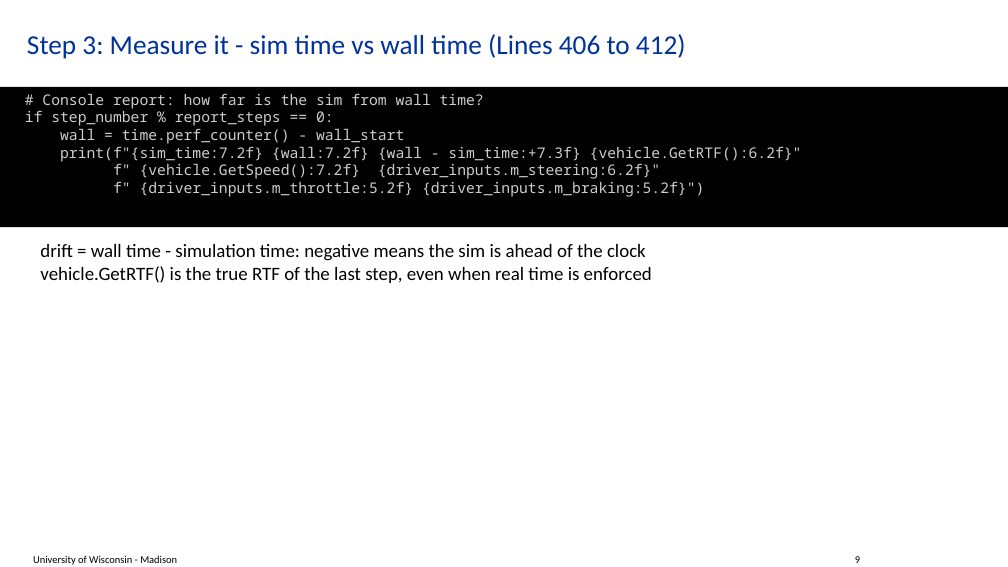
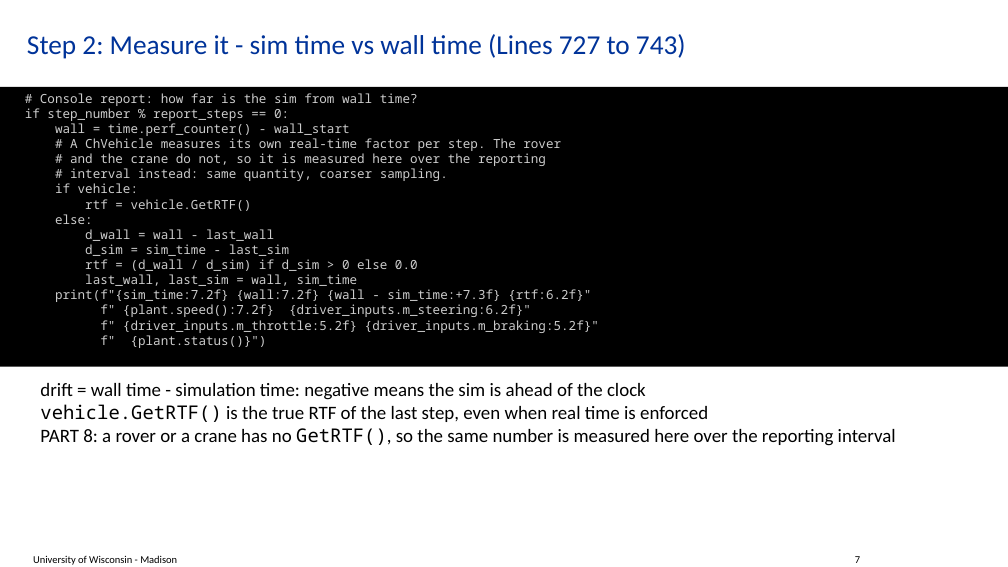
Before and after one commit to ksha23/chrono-hil-tutorial, a slide deck: slide 7 of tutorial_HIL_driver.pptx (slide 9 before the commit). Drawn at 1008x567 pixels with LibreOffice and Linux fonts; fonts in the diff are those of the drawing; background and template pictures are left out. Boxes give left, top, right and bottom in pixels: in the first picture for what was removed or moved away, otherwise in the second. Text is boxed around its words. In the diff, an @@ line names an element or a change of style, - is before the commit and + after.

```diff
--- a/tutorial_HIL_driver.pptx
+++ b/tutorial_HIL_driver.pptx
@@ title at (27, 34, 686, 59): text changed @@
-Step 3: Measure it - sim time vs wall time (Lines 406 to 412)
+Step 2: Measure it - sim time vs wall time (Lines 727 to 743)
@@ rectangle "# Console report: how far ...": place and size @@
-rectangle "# Console report: how far ..." at (0, 87, 1008, 228)
+rectangle "# Console report: how far ..." at (0, 87, 1008, 367)
@@ text in rectangle at (25, 93, 418, 136): size 14 to 12 pt in "# Console report: how far is the ...", "if step_number % report_steps == 0:", "wall = time.perf_counter() - wall_start" @@
@@ text in rectangle at (55, 138, 599, 348): text changed; size 14 to 12 pt @@
-print(f"{sim_time:7.2f} {wall:7.2f} {wall - sim_time:+7.3f} {vehicle.GetRTF():6.2f}"
-f" {vehicle.GetSpeed():7.2f} {driver_inputs.m_steering:6.2f}"
-f" {driver_inputs.m_throttle:5.2f} {driver_inputs.m_braking:5.2f}")
+# A ChVehicle measures its own real-time factor per step. The rover
+# and the crane do not, so it is measured here over the reporting
+# interval instead: same quantity, coarser sampling.
+if vehicle:
+rtf = vehicle.GetRTF()
+else:
+d_wall = wall - last_wall
+d_sim = sim_time - last_sim
+rtf = (d_wall / d_sim) if d_sim > 0 else 0.0
+last_wall, last_sim = wall, sim_time
+print(f"{sim_time:7.2f} {wall:7.2f} {wall - sim_time:+7.3f} {rtf:6.2f}"
+f" {plant.speed():7.2f} {driver_inputs.m_steering:6.2f}"
+f" {driver_inputs.m_throttle:5.2f} {driver_inputs.m_braking:5.2f}"
+f" {plant.status()}")
@@ text "drift = wall time - ...": place and size @@
-text "drift = wall time - ..." at (40, 244, 652, 283)
+text "drift = wall time - ..." at (40, 383, 896, 446)
@@ text at (40, 404, 708, 422): font Calibri to Noto Sans Mono in "vehicle.GetRTF()" @@
@@ text at (40, 428, 896, 446): paragraph added @@
+PART 8: a rover or a crane has no GetRTF(), so the same number is measured here over the reporting interval
```
Also in this commit, not shown: 20 other slides changed, 5 slides added, 25 slides removed, 5 other files.
